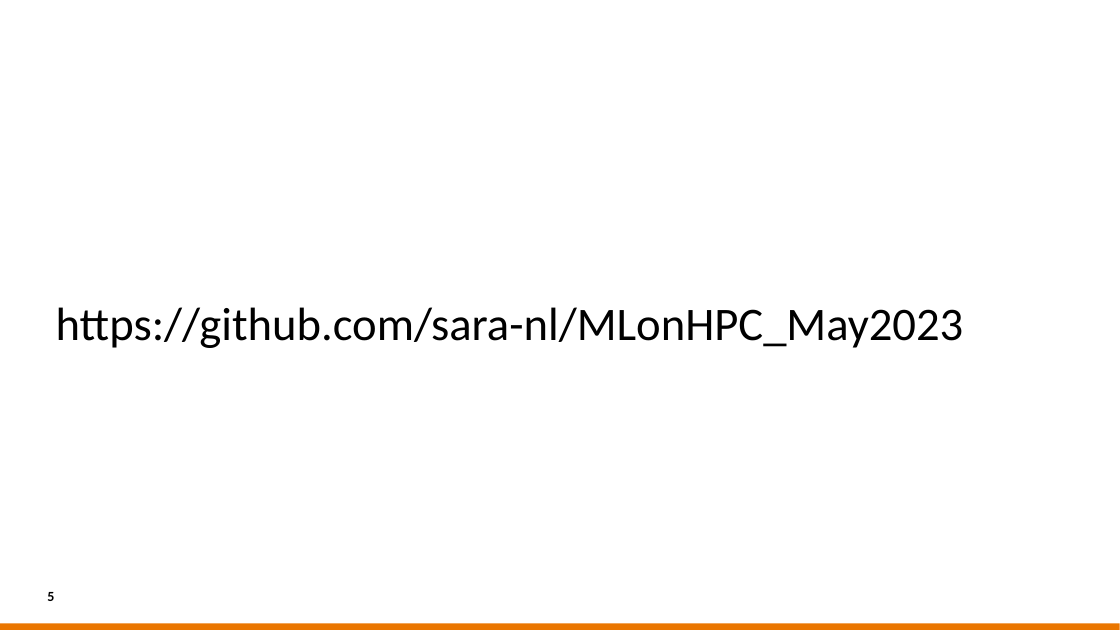
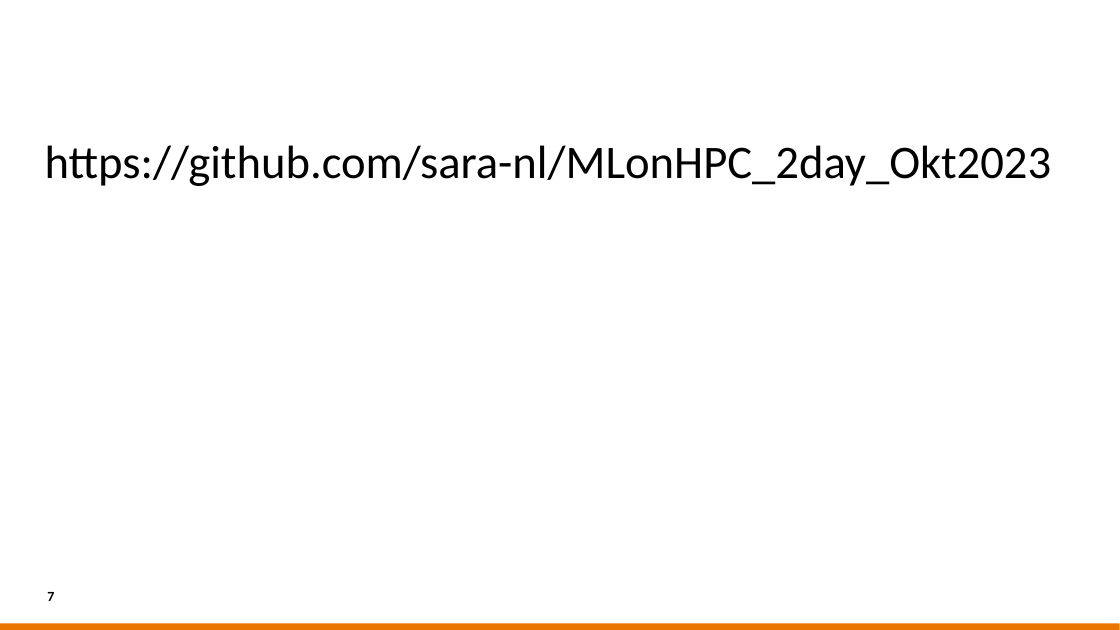
Before and after one commit to sara-nl/MLonHPC_2day_Okt2023, a slide deck: slide 7 of Day1/slides/EuroHPC_HPML_welcome.pptx (slide 5 before the commit). Drawn at 1120x630 pixels with LibreOffice and Linux fonts; fonts in the diff are those of the drawing; background and template pictures are left out. Boxes give left, top, right and bottom in pixels: in the first picture for what was removed or moved away, otherwise in the second. Text is boxed around its words. In the diff, an @@ line names an element or a change of style, - is before the commit and + after.

```diff
--- a/Day1/slides/EuroHPC_HPML_welcome.pptx
+++ b/Day1/slides/EuroHPC_HPML_welcome.pptx
@@ text at bbox=[45, 145, 1052, 186]: text changed @@
-https://github.com/sara-nl/MLonHPC_May2023
+https://github.com/sara-nl/MLonHPC_2day_Okt2023
@@ page number at bbox=[47, 592, 54, 601]: text changed @@
-5
+7
```
Also in this commit, not shown: 3 other slides changed, 2 slides added, 1 other file.
